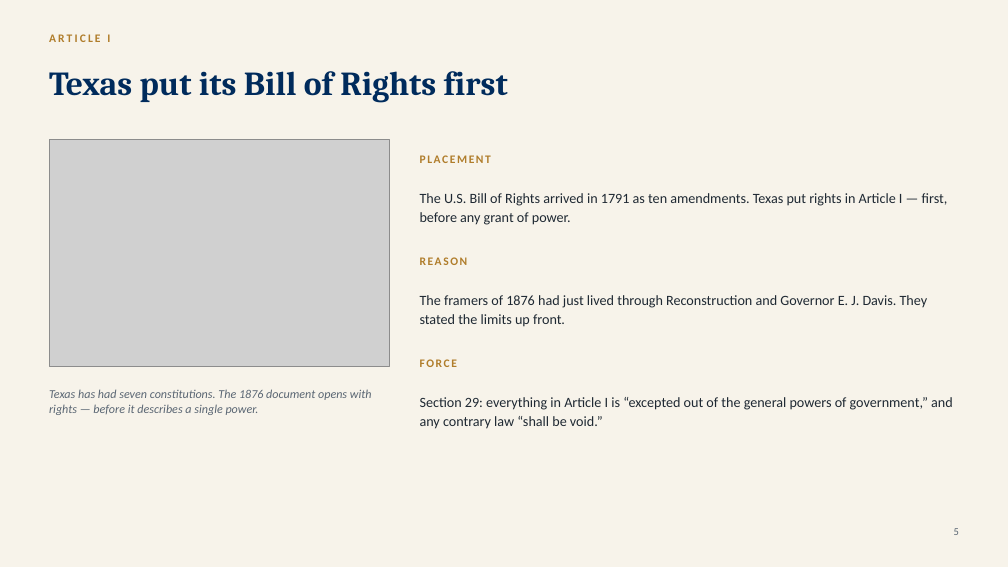
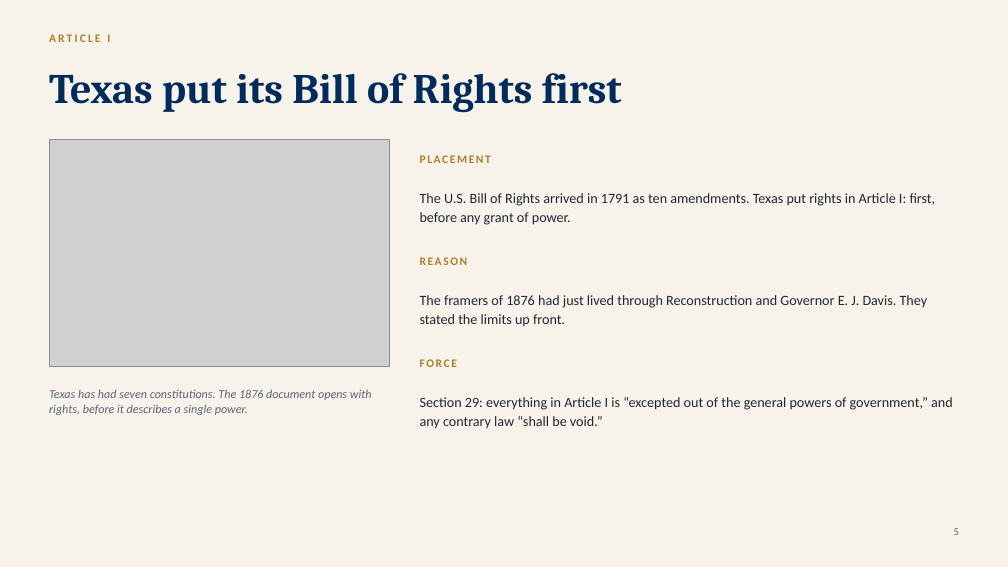
Before and after one commit to ProfessorJaredAlanStewart/texas-govt-modules, a slide deck: slide 6 of slides/Chapter 16 - Civil Liberties and Civil Rights (Lecture Deck).pptx. Drawn at 1008x567 pixels with LibreOffice and Linux fonts; fonts in the diff are those of the drawing; grey boxes stand for pictures. Boxes give left, top, right and bottom in pixels: in the first picture for what was removed or moved away, otherwise in the second. Text is boxed around its words. In the diff, an @@ line names an element or a change of style, - is before the commit and + after.

```diff
--- a/slides/Chapter 16 - Civil Liberties and Civil Rights (Lecture Deck).pptx
+++ b/slides/Chapter 16 - Civil Liberties and Civil Rights (Lecture Deck).pptx
@@ text "Texas put its Bill of ..." at (x1=49, y1=73, x2=622, y2=113): size 32 to 40 pt @@
@@ text at (x1=420, y1=193, x2=936, y2=225): text changed @@
-The U.S. Bill of Rights arrived in 1791 as ten amendments. Texas put rights in Article I — first, before any grant of power.
+The U.S. Bill of Rights arrived in 1791 as ten amendments. Texas put rights in Article I: first, before any grant of power.
@@ text at (x1=49, y1=389, x2=372, y2=415): text changed @@
-Texas has had seven constitutions. The 1876 document opens with rights — before it describes a single power.
+Texas has had seven constitutions. The 1876 document opens with rights, before it describes a single power.
```
Also in this commit, not shown: 25 other slides changed, 1 other file.
